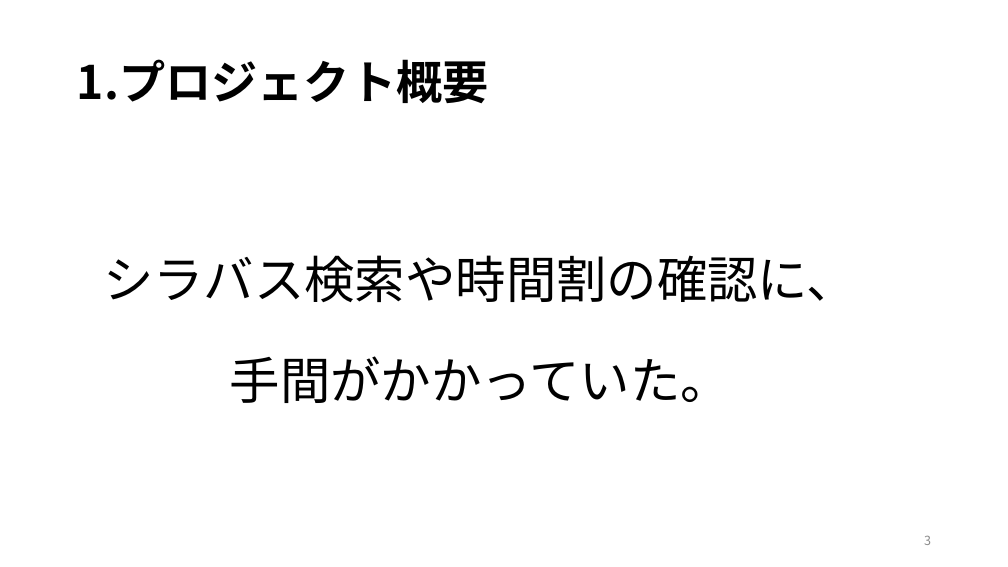
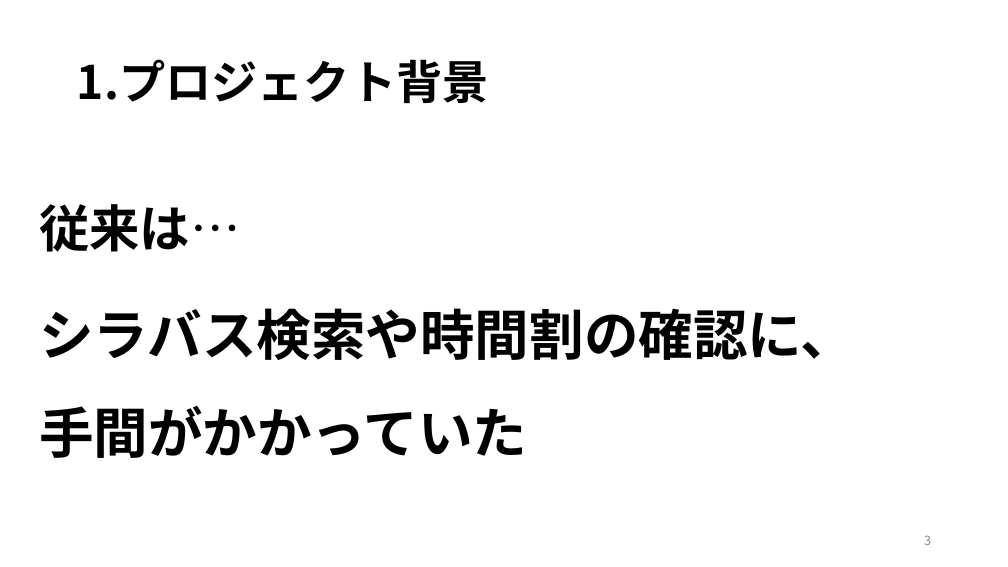
Before and after one commit to kazukiyoshida96/PM-, a slide deck: slide 3 of ＰＭ学科専用2.pptx. Drawn at 1008x567 pixels with LibreOffice and Linux fonts; fonts in the diff are those of the drawing. Boxes give left, top, right and bottom in pixels: in the first picture for what was removed or moved away, otherwise in the second. Text is boxed around its words. In the diff, an @@ line names an element or a change of style, - is before the commit and + after.

```diff
--- a/ＰＭ学科専用2.pptx
+++ b/ＰＭ学科専用2.pptx
@@ title at (77, 59, 489, 103): text changed @@
-1.プロジェクト概要
+1.プロジェクト背景
@@ text at (39, 204, 855, 458): text changed; size 48 to 52 pt; bold on @@
-シラバス検索や時間割の確認に、
-手間がかかっていた。
+従来は…
+シラバス検索や時間割の確認に、手間がかかっていた
```
Also in this commit, not shown: 8 other slides changed, 1 slide added, 1 other file.
